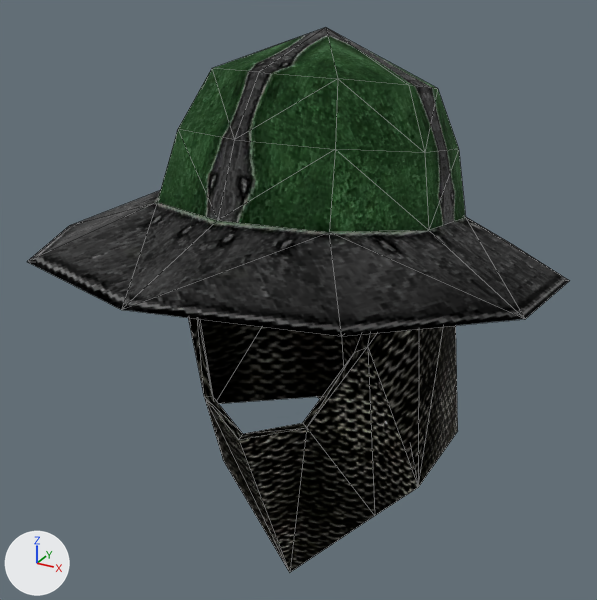
Renders of the glTF model assets/models/KAPALIN_4.glb from each side of a commit.
Both versions are drawn from a camera (50 mm lens) standing at (0.285, -0.566, 0.204) and looking at (-0.013, -0.025, -0.067). The axes (+X, +Y, +Z) are drawn at lower left. The lights are the same throughout. Mesh edges are drawn as thin lines. Vertices at the same position are counted once.
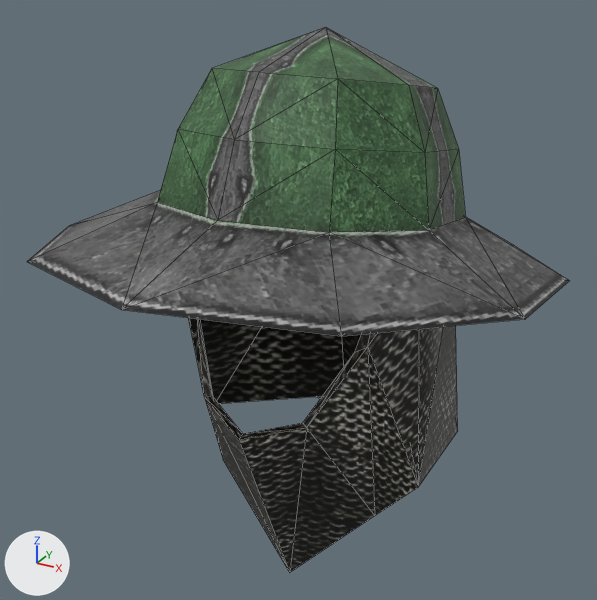
Patch to the scene script:
```diff
--- a/assets/models/KAPALIN_4.glb.py
+++ b/assets/models/KAPALIN_4.glb.py
@@ img_pal_kethelm_1 @@
+img_pal_kethelm_1 = load_image('PAL-KetHelm', '_unpacked/PAL-KetHelm', 256, 256, 'sRGB')
@@ mat_pal_kethelm @@
 mat_pal_kethelm = principled_material('PAL-KETHELM')
-mat_pal_kethelm.texture = img_pal_kethelm
-mat_pal_kethelm.metallic = 1.0
-mat_pal_kethelm.roughness = 1.0
+mat_pal_kethelm.texture = img_pal_kethelm_1
@@ mat_kapalin @@
 mat_kapalin.texture = img_kapalin
-mat_kapalin.metallic = 1.0
-mat_kapalin.roughness = 1.0
@@ me_mesh @@
 me_mesh.from_pydata(...)  # 83 vertices, 134 faces; spans x -0.185..0.185, y -0.25..0.196, z -0.313..0.143
 # used by ob_mesh; location = (0.0, 0.0, 0.0)
+# me_mesh part 1
+# 42 faces are deleted
+# 20 new faces join them, mat_kapalin (picture img_kapalin)
+# 22 new faces join them, mat_pal_kethelm (picture img_pal_kethelm_1)
+# me_mesh part 2: the surface is now shaded flat
 me_mesh.materials.append(mat_pal_kethelm)
```

Where the change shows, as pixel boxes (x1, y1, x2, y2) in the pictures (597 x 600 px; the box of a moved part takes in the faces that stretch with it):
'Mesh', surface changed: (27, 28, 569, 572) in both
part 1 of me_mesh, moved or reshaped: (198, 319, 458, 487) in both
